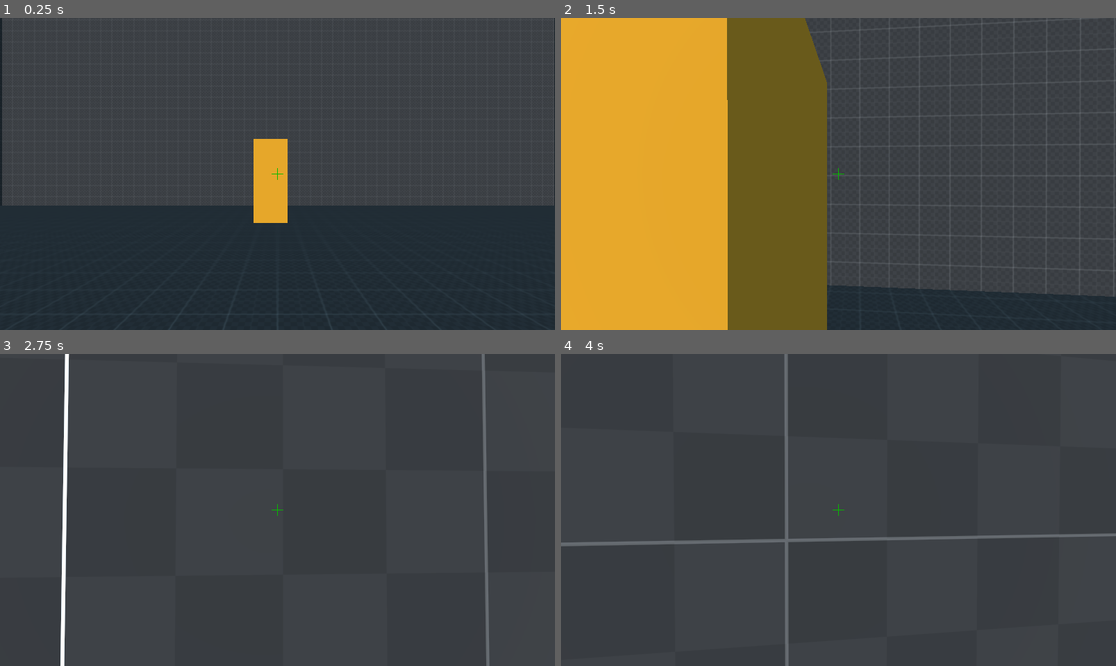
Above: before the commit, frames 1-4 (two rows, left to right).
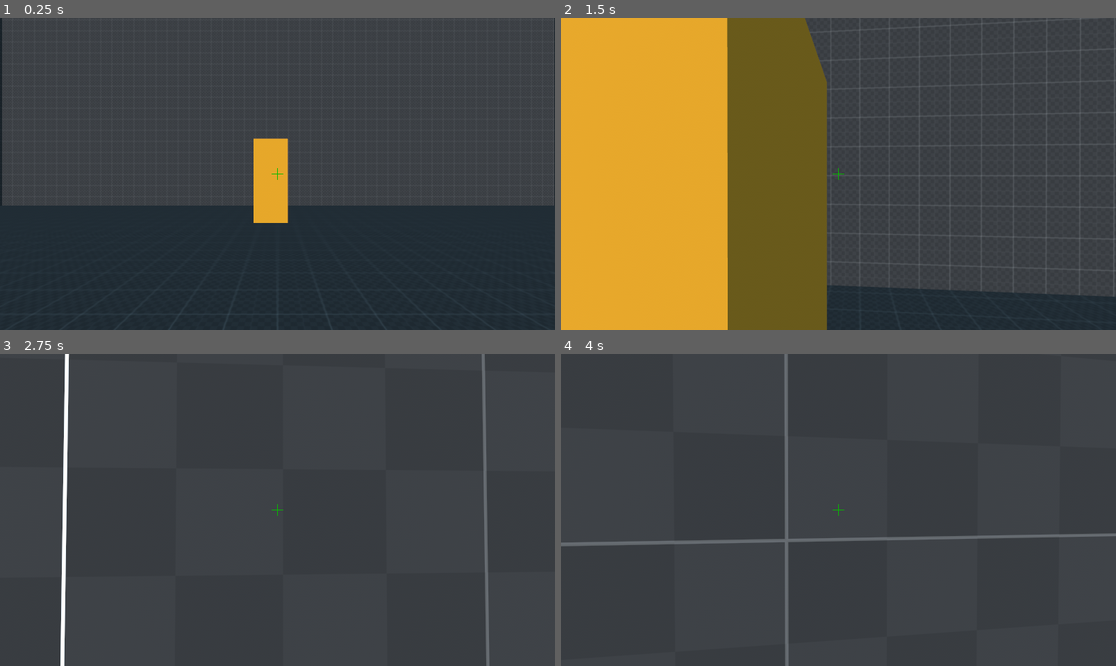
Above: after the commit, the same moments.

Repository: axelace1/BUTTON
Game: Godot game, scene res://map.tscn
Two runs of this game, one before a commit and one after it. Both use one fixed random seed, a clock stepped at 60 frames per second and the inputs below.
Inputs (mouse positions are in pixels of both pictures, inside the frame that each line leads up to):
- Up to frame 1 (0.25 s): no input
- Up to frame 2 (1.5 s): move the mouse to (866, 174) at 0.52 s; hold Shift (ability) 0.53-1.28 s; hold W (move_forward) from 0.53 s (still down); tap Space (jump) at 0.77 s; move the mouse to (810, 174) at 1.27 s; tap Ctrl (crouch) at 1.35 s
- Up to frame 3 (2.75 s): keep holding W (move_forward); tap Space (jump) at 1.52 s; move the mouse to (288, 503) at 2.02 s; click (288, 503) at 2.1 s
- Up to frame 4 (4 s): keep holding W (move_forward); move the mouse to (832, 516) at 2.77 s; tap Shift (ability) at 2.85 s; tap Space (jump) at 3.02, 3.77 s; move the mouse to (877, 513) at 3.52 s; hold Ctrl (crouch) from 3.53 s (still down)

The runs differ from the first frame. In frame 1, less than 0.1% of the frame differs, in the area x 45-52%, y 38-66%; in frame 2, less than 0.1%, in the area x 29-71%, y 0-88%; in frame 3, less than 0.1%; in frame 4, less than 0.1%.

Commit message:
changed some stuff I don't really know
added a picture and changed a few settings

Diff:
--- a/project.godot
+++ b/project.godot
@@ -13,6 +13,7 @@
 config/name="BUTTON"
 config/description="Great game"
 run/main_scene="res://map.tscn"
+boot_splash/image="res://assets/missing_king_logo.png"
 config/icon="res://icon.png"
 
 [display]
@@ -91,4 +92,6 @@
 
 [rendering]
 
+quality/filters/msaa=2
+quality/filters/use_debanding=true
 environment/default_environment="res://default_env.tres"
Binary file added: assets/missing_king_logo.png
Not shown, added: assets/missing_king_logo.png.import
Not shown, added: export_presets.cfg
Not shown, added: .gitignore
Not shown, added: exports/BUTTON_linux_x86.x86_64.x86
